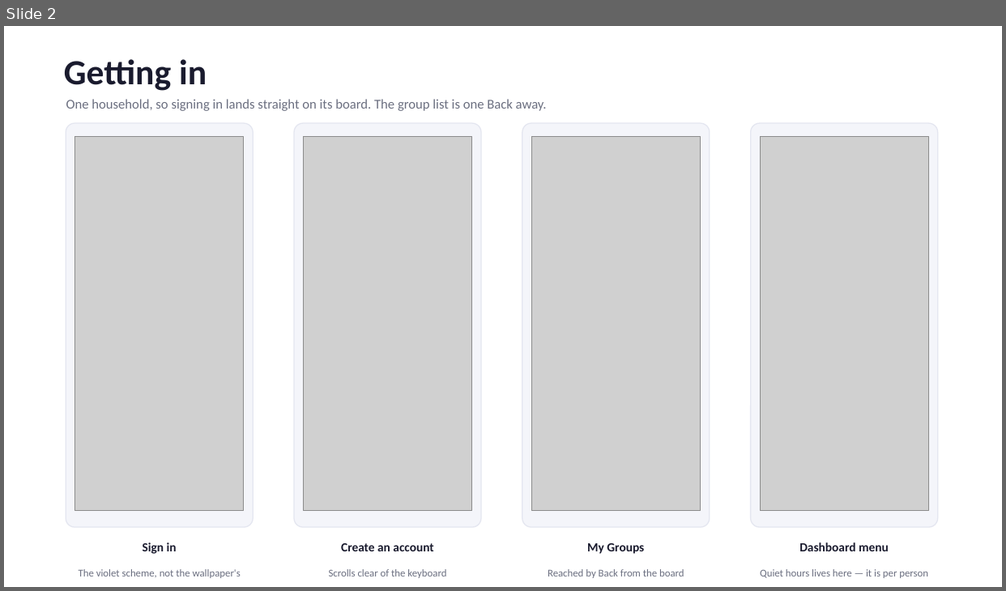
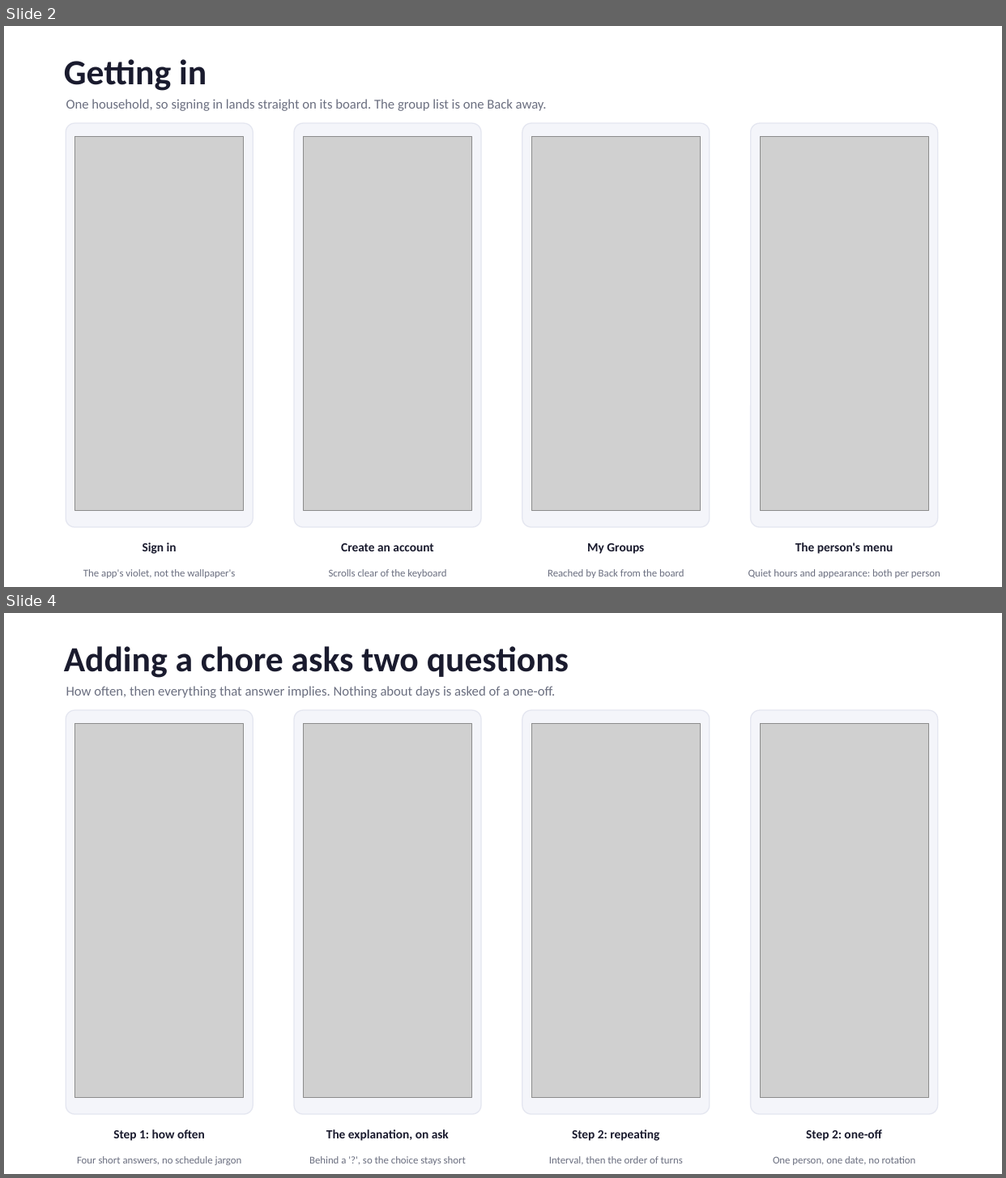
Before and after one commit to babakch76/taskflow, a slide deck: TaskFlow_Screens.pptx. Shown one above the other, each under a label of ours: slide 2 before the commit, slides 2 and 4 after it; the slides between them are not shown. The pictures are 1006x591 and 1006x1178 pixels, drawn with LibreOffice and Linux fonts; fonts in the diff are those of the drawing; grey boxes stand for pictures. Boxes give left, top, right and bottom in pixels: in the first picture for what was removed or moved away, otherwise in the second. Text is boxed around its words. In the diff, an @@ line names an element or a change of style, - is before the commit and + after.

```diff
--- a/TaskFlow_Screens.pptx
+++ b/TaskFlow_Screens.pptx
@@ slide 4 added at box(4, 613, 1002, 1174), background #FFFFFF @@
@@ text added at box(64, 646, 569, 678), 34 pt, text #1A1B2E, bold @@
+Adding a chore asks two questions
@@ text added at box(66, 686, 555, 698), 13 pt, text #6B6F80 @@
+How often, then everything that answer implies. Nothing about days is asked of a one-off.
@@ rounded rectangle added at box(66, 710, 253, 1114), fill #F4F5FA, outline #E4E6F0 1 pt @@
@@ picture added at box(75, 724, 244, 1098) @@
@@ rounded rectangle added at box(295, 710, 482, 1114), fill #F4F5FA, outline #E4E6F0 1 pt @@
@@ picture added at box(304, 724, 472, 1098) @@
@@ rounded rectangle added at box(522, 710, 710, 1114), fill #F4F5FA, outline #E4E6F0 1 pt @@
@@ picture added at box(532, 724, 701, 1098) @@
@@ rounded rectangle added at box(750, 710, 938, 1114), fill #F4F5FA, outline #E4E6F0 1 pt @@
@@ picture added at box(760, 724, 928, 1098) @@
@@ text added at box(113, 1130, 205, 1141), 12 pt, text #1A1B2E, bold @@
+Step 1: how often
@@ text added at box(326, 1130, 449, 1141), 12 pt, text #1A1B2E, bold @@
+The explanation, on ask
@@ text added at box(572, 1130, 659, 1141), 12 pt, text #1A1B2E, bold @@
+Step 2: repeating
@@ text added at box(806, 1130, 881, 1141), 12 pt, text #1A1B2E, bold @@
+Step 2: one-off
@@ text added at box(77, 1157, 242, 1165), 10 pt, text #6B6F80 @@
+Four short answers, no schedule jargon
@@ text added at box(309, 1157, 466, 1165), 10 pt, text #6B6F80 @@
+Behind a '?', so the choice stays short
@@ text added at box(549, 1157, 683, 1165), 10 pt, text #6B6F80 @@
+Interval, then the order of turns
@@ text added at box(773, 1157, 916, 1165), 10 pt, text #6B6F80 @@
+One person, one date, no rotation
@@ slide 2 changed as well @@
@@ text at box(795, 543, 893, 554): text changed @@
-Dashboard menu
+The person's menu
@@ text at box(83, 570, 235, 578): text changed @@
-The violet scheme, not the wallpaper's
+The app's violet, not the wallpaper's
@@ text at box(748, 570, 940, 578): text changed @@
-Quiet hours lives here — it is per person
+Quiet hours and appearance: both per person
```
Also in this commit, not shown: 4 other slides changed, 3 other slides added, 34 other files.
